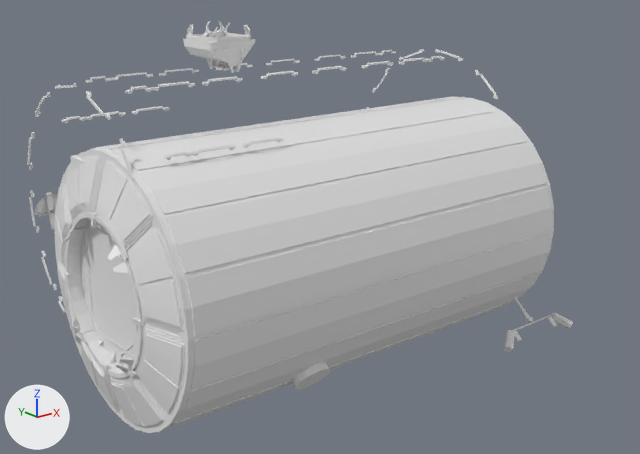
An edit to the FBX model Mesh/iss_destiny.fbx, drawn before and after from the same camera.
Camera for both pictures: a 50 mm camera at (-6.49, -7.75, 3.47) aimed at (-0.24, 0.06, 0.35). The lights are fixed; the arrows at lower left show +X, +Y and +Z. Where no turn or scale is listed for an object, it has been applied to the vertices.

The first picture shows 'ESP1', 'Pinces.006', 'Unity', 'antenna', 'col', 'destiny-ext'.
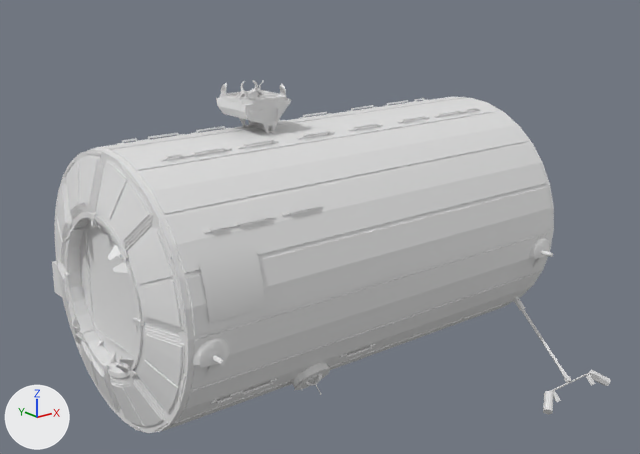
Commit message: Updated Destiny mesh

What the commit changed:
Object 'ESP1' (ob_esp1) moves from (-2.04, 0.66, 1.05) to (-2.04, 1.7, -0.06).
Object 'ESP1' (ob_esp1) turns from (90, -180, 0) to (-180, 0, 0) degrees about x, y and z.
Object 'antenna' (ob_antenna) moves from (-0.46, 0.66, 1.05) to (-0.46, 0.03, 0.47).
Object 'destiny-ext' (ob_destiny_ext) moves from (-0.46, 0.66, 1.05) to (-0.46, 0.02, 0.47).

Location of each change, (x1, y1, x2, y2) in pixels of the pictures (640 x 454 px):
'destiny-ext', moved
    before: (27, 21, 498, 356)
    after: (54, 80, 553, 431)
'antenna', moved
    before: (504, 297, 572, 352)
    after: (521, 309, 611, 415)
'ESP1', moved, turned
    before: (70, 155, 86, 171)
    after: (52, 261, 62, 297)
